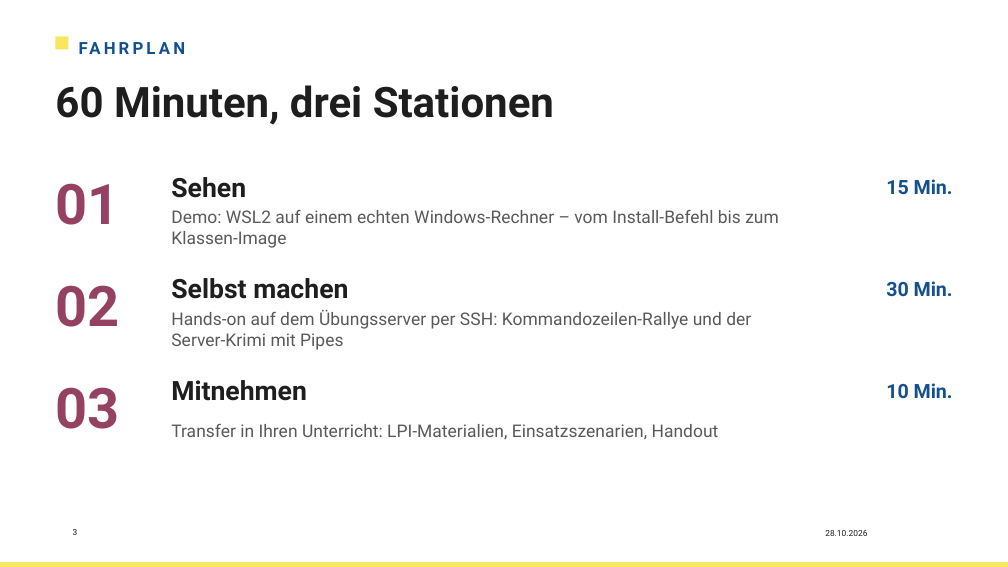
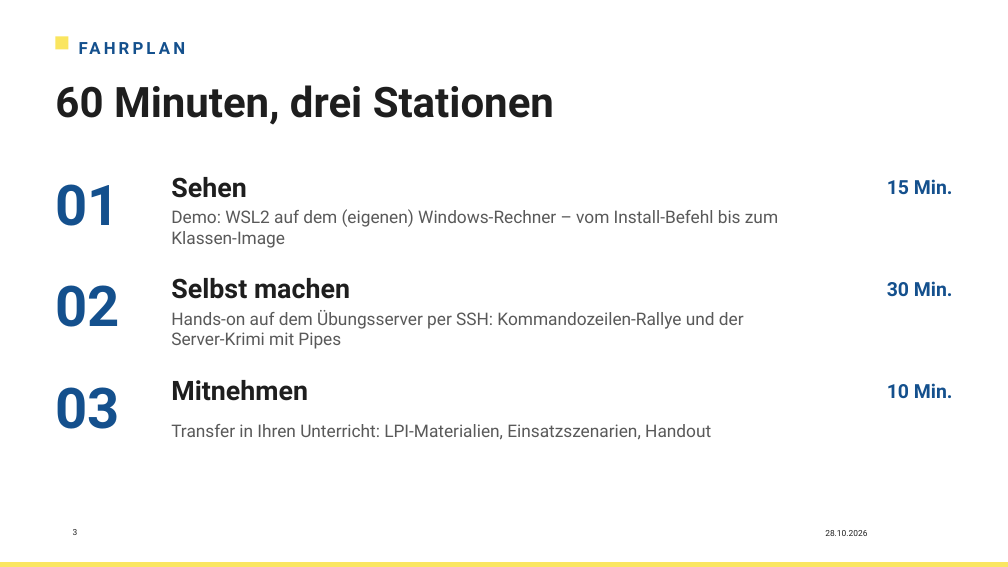
Before and after one commit to HerrZI/wsl2-school-lab, a slide deck: slide 3 of Workshop_WSL2_Linux_unterrichten_neu.pptx. Drawn at 1008x567 pixels with LibreOffice and Linux fonts; fonts in the diff are those of the drawing; background and template pictures are left out. Boxes give left, top, right and bottom in pixels: in the first picture for what was removed or moved away, otherwise in the second. Text is boxed around its words. In the diff, an @@ line names an element or a change of style, - is before the commit and + after.

```diff
--- a/Workshop_WSL2_Linux_unterrichten_neu.pptx
+++ b/Workshop_WSL2_Linux_unterrichten_neu.pptx
@@ text at [171,209,778,248]: text changed; size 16.7 to 16.5 pt @@
-Demo: WSL2 auf einem echten Windows-Rechner – vom Install-Befehl bis zum Klassen-Image
+Demo: WSL2 auf dem (eigenen) Windows-Rechner – vom Install-Befehl bis zum Klassen-Image
@@ text "Selbst machen" at [171,278,350,299]: size 25.3 to 25.5 pt @@
@@ text "Hands-on auf dem Übungsserver per ..." at [171,310,744,349]: size 16.7 to 16.5 pt @@
@@ size 53.3 to 53.5 pt, text colour #954161 to #14508D in 3 elements at [55,184,119,226], [55,285,119,327], [55,387,119,429] @@
@@ text "Mitnehmen" at [171,380,308,401]: size 25.3 to 25.5 pt @@
@@ text "Transfer in Ihren Unterricht: LPI-Materialien, ..." at [171,424,711,440]: size 16.7 to 16.5 pt @@
```
Also in this commit, not shown: 12 other slides changed, 7 other files.
